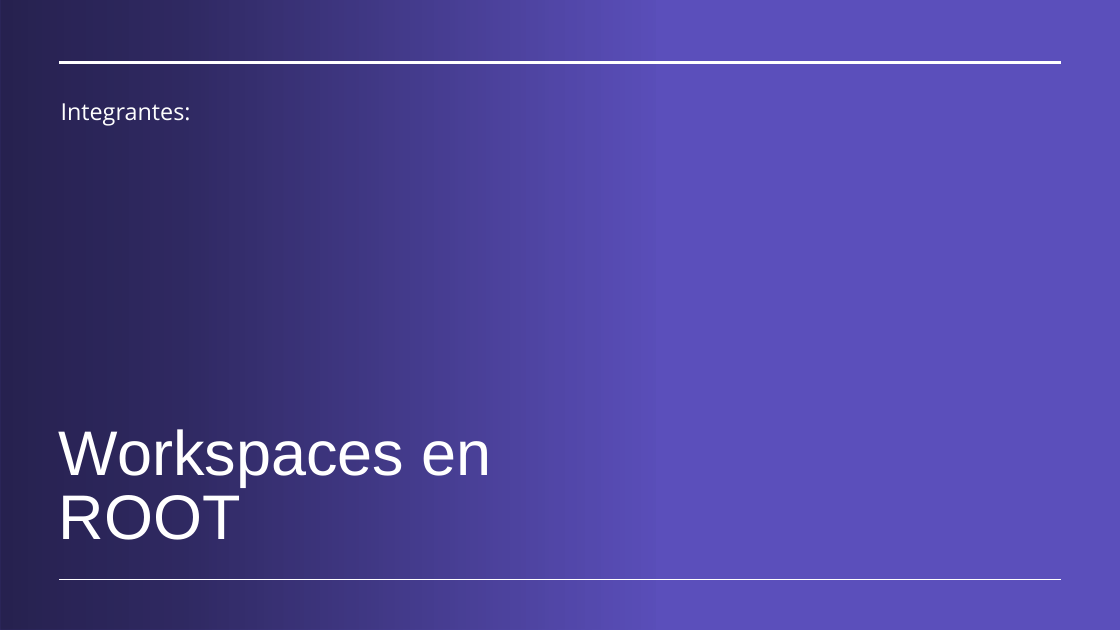
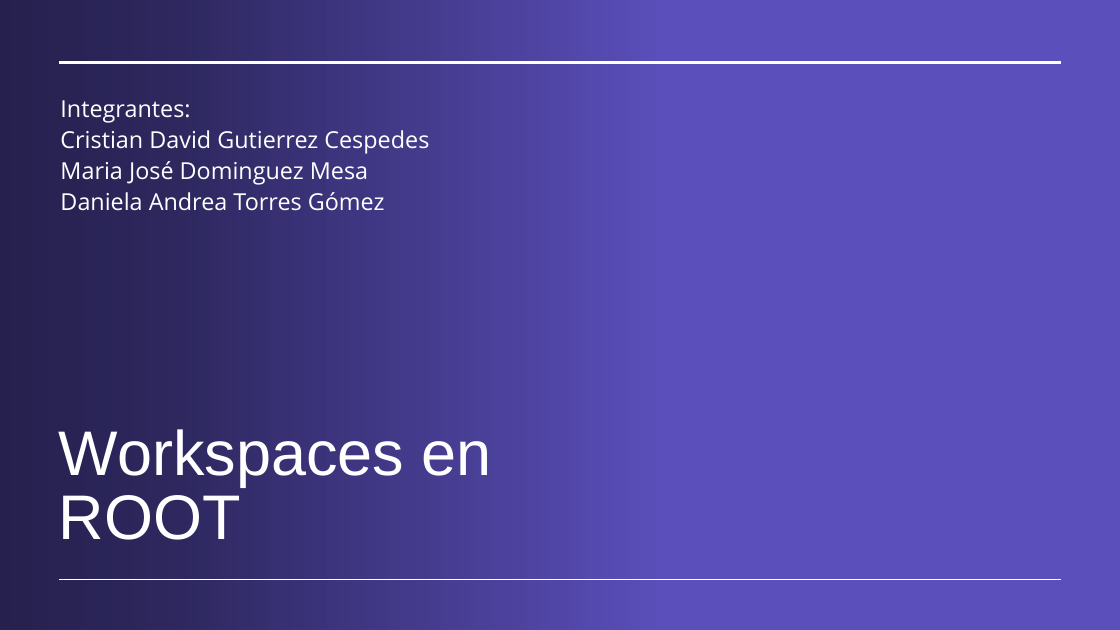
Before and after one commit to cdavidgutierrez/ProyectoFinal_CERN_ROOT, a slide deck: slide 1 of Workspaces en root.pptx. Drawn at 1120x630 pixels with LibreOffice and Linux fonts; fonts in the diff are those of the drawing; background and template pictures are left out. Boxes give left, top, right and bottom in pixels: in the first picture for what was removed or moved away, otherwise in the second. Text is boxed around its words. In the diff, an @@ line names an element or a change of style, - is before the commit and + after.

```diff
--- a/Workspaces en root.pptx
+++ b/Workspaces en root.pptx
@@ subtitle at <box>60,100,190,123</box>: line spacing 1.2 to 1.1 @@
@@ subtitle at <box>60,130,429,211</box>: paragraphs added @@
+Cristian David Gutierrez Cespedes
+Maria José Dominguez Mesa
+Daniela Andrea Torres Gómez
```
Also in this commit, not shown: 5 other slides changed, 4 slides added, 10 other files.
